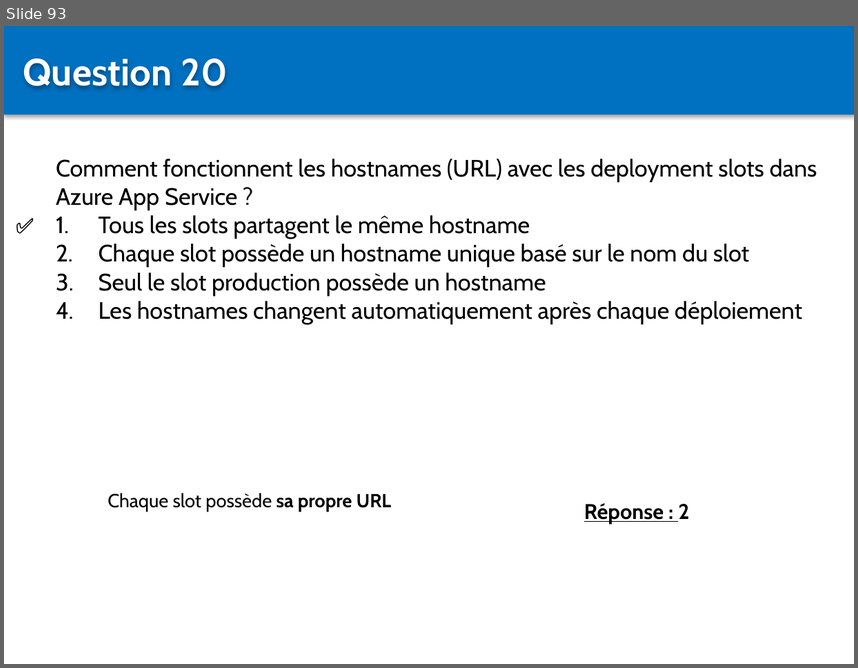
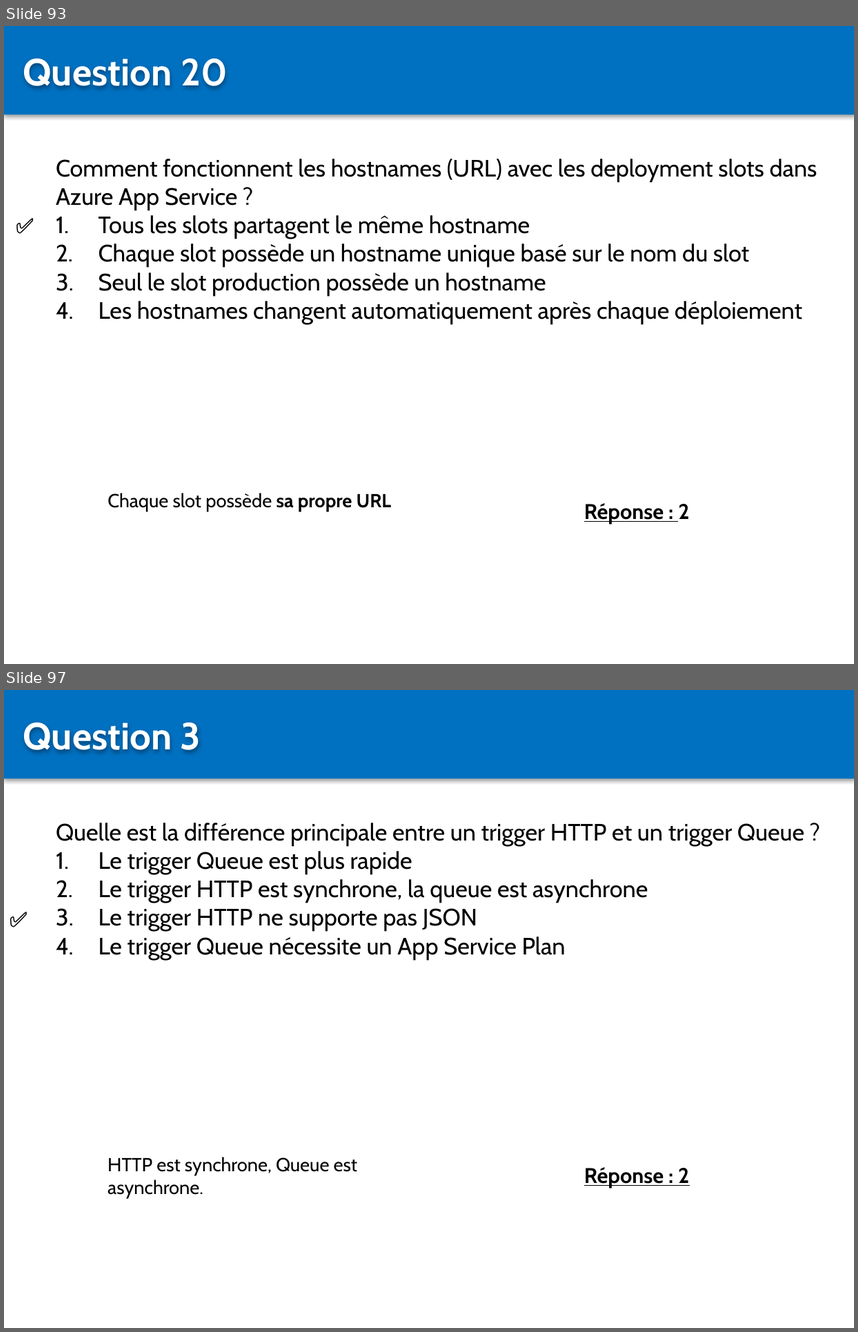
Before and after one commit to Sybaris-Classroom/az-204, a slide deck: Quiz/Quiz.pptx. Shown one above the other, each under a label of ours: slide 93 before the commit, slides 93 and 97 after it; the slides between them are not shown. The pictures are 858x668 and 858x1332 pixels, drawn with LibreOffice and Linux fonts; fonts in the diff are those of the drawing. Boxes give left, top, right and bottom in pixels: in the first picture for what was removed or moved away, otherwise in the second. Text is boxed around its words. In the diff, an @@ line names an element or a change of style, - is before the commit and + after.

```diff
--- a/Quiz/Quiz.pptx
+++ b/Quiz/Quiz.pptx
@@ slide 97 added at [4,690,854,1328], background #FFFFFF @@
@@ rectangle added at [4,690,854,778], fill #0070C0 @@
@@ text added at [23,722,201,752], 32 pt, text #FFFFFF, bold @@
+Question 3
@@ text added at [56,822,804,960], 20 pt, text #000000 @@
+Quelle est la différence principale entre un trigger HTTP et un trigger Queue ?
+1. Le trigger Queue est plus rapide
+2. Le trigger HTTP est synchrone, la queue est asynchrone
+3. Le trigger HTTP ne supporte pas JSON
+4. Le trigger Queue nécessite un App Service Plan
@@ text added at [4,902,52,936], 18 pt, text #000000, bold @@
+✅
@@ text added at [107,1156,358,1198], 16 pt, text #000000 @@
+HTTP est synchrone, Queue est asynchrone.
@@ text added at [584,1167,689,1187], 18 pt, text #000000, bold, underline @@
+Réponse : 2
```
Also in this commit, not shown: 3 slides changed, 25 other slides added, 43 other files.
